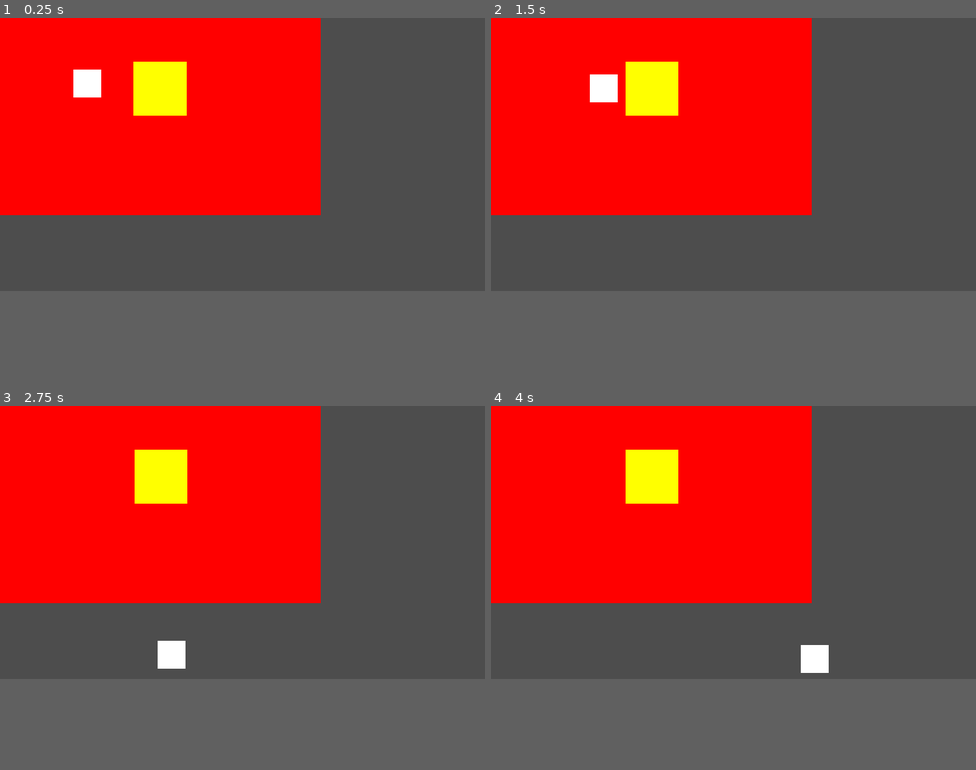
Above: before the commit, frames 1-4 (two rows, left to right).
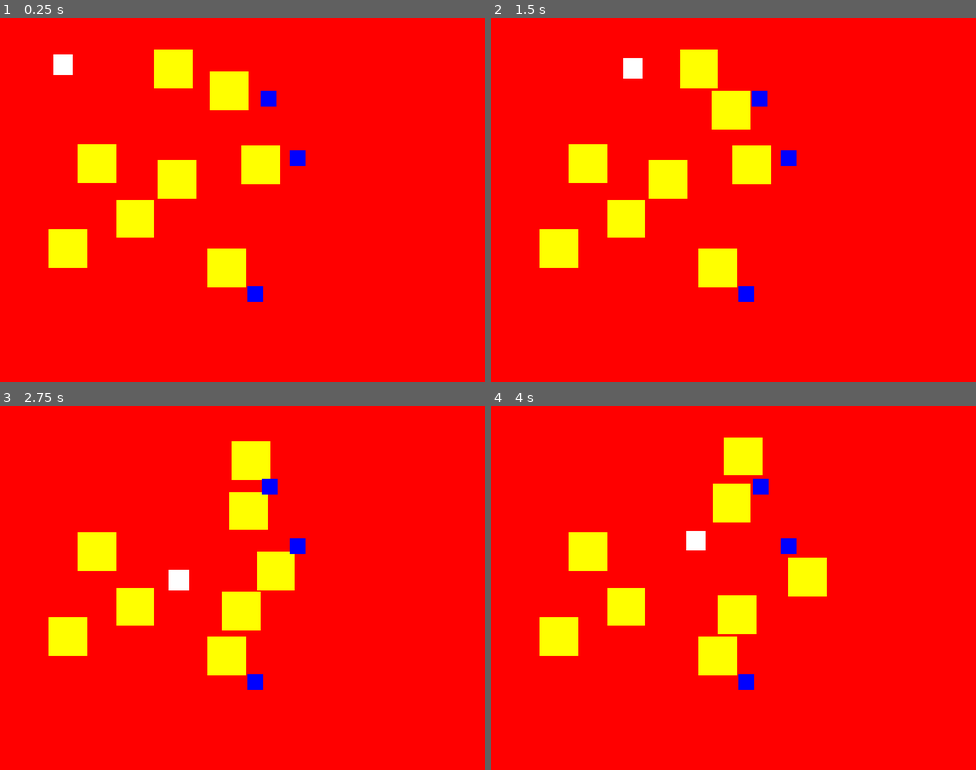
Above: after the commit, the same moments.

Repository: mercurus/espace-from-place
Game: Godot game, scene res://code/core/main_game.tscn
Same seed, same stepped clock (60 frames per second), same inputs: the game is played once before the commit and once after it.
Inputs (mouse positions are in pixels of both pictures, inside the frame that each line leads up to):
- Up to frame 1 (0.25 s): no input
- Up to frame 2 (1.5 s): tap Enter at 0.5 s; move the mouse to (840, 141) at 0.52 s; hold D (move_right) 0.53-1.28 s; move the mouse to (636, 167) at 1.27 s; hold S (move_down) from 1.28 s (still down)
- Up to frame 3 (2.75 s): move the mouse to (291, 482) at 2.02 s; release S (move_down) at 2.03 s; hold D (move_right) from 2.03 s (still down)
- Up to frame 4 (4 s): move the mouse to (709, 595) at 2.77 s; release D (move_right) at 2.78 s; hold W (move_up) 2.78-3.53 s; move the mouse to (879, 584) at 3.52 s; hold A (move_left) from 3.53 s (still down)
In our replay, the window is 800x450 before the commit and 800x600 after it. These sizes can differ from the game's own. Grey fills any space a smaller window leaves; there, only what the larger window draws over its background counts as a difference.

The runs differ from the first frame. In frame 1, 45% of the frame differs, in the area x 0-100%, y 0-78%; in frame 2, 46%; in frame 3, 45%; in frame 4, 45%.

Commit message:
billiards action

Diff:
--- a/code/core/main_game.tscn
+++ b/code/core/main_game.tscn
@@ -3,6 +3,7 @@
 [ext_resource type="Script" uid="uid://cl34t5wygyl2q" path="res://code/core/main_game.gd" id="1_aldqj"]
 [ext_resource type="PackedScene" uid="uid://1gk7kx2p4msl" path="res://code/gameplay/enemies/pushable.tscn" id="2_5s2p2"]
 [ext_resource type="PackedScene" uid="uid://coho61s7devlj" path="res://code/gameplay/player/player.tscn" id="2_i4a04"]
+[ext_resource type="PackedScene" uid="uid://dq2vvgx6d3yih" path="res://code/gameplay/objects/fixed_dealio.tscn" id="4_yyad3"]
 
 [node name="MainGame" type="Node" unique_id=1234707930]
 script = ExtResource("1_aldqj")
@@ -15,17 +16,50 @@
 [node name="LevelRoot" type="Node2D" parent="World" unique_id=380944460]
 
 [node name="ColorRect" type="ColorRect" parent="World/LevelRoot" unique_id=68282118]
-offset_right = 762.0
-offset_bottom = 467.0
+offset_right = 1600.0
+offset_bottom = 1200.0
 color = Color(1, 0, 0, 1)
 
 [node name="EntityRoot" type="Node2D" parent="World" unique_id=1458252498]
 
 [node name="Player" parent="World/EntityRoot" unique_id=779665878 instance=ExtResource("2_i4a04")]
 position = Vector2(208, 155)
+knockback_friction = 800.0
+knockback_force = 50.0
+friction = 800.0
 
 [node name="Pushable" parent="World/EntityRoot" unique_id=2013581968 instance=ExtResource("2_5s2p2")]
-position = Vector2(381, 169)
+position = Vector2(224, 761)
+
+[node name="Pushable2" parent="World/EntityRoot" unique_id=979537178 instance=ExtResource("2_5s2p2")]
+position = Vector2(573, 170)
+
+[node name="Pushable3" parent="World/EntityRoot" unique_id=828612729 instance=ExtResource("2_5s2p2")]
+position = Vector2(447, 664)
+
+[node name="Pushable4" parent="World/EntityRoot" unique_id=239960629 instance=ExtResource("2_5s2p2")]
+position = Vector2(322, 481)
+
+[node name="Pushable5" parent="World/EntityRoot" unique_id=23585848 instance=ExtResource("2_5s2p2")]
+position = Vector2(756, 241)
+
+[node name="Pushable6" parent="World/EntityRoot" unique_id=1999581259 instance=ExtResource("2_5s2p2")]
+position = Vector2(861, 485)
+
+[node name="Pushable7" parent="World/EntityRoot" unique_id=408663417 instance=ExtResource("2_5s2p2")]
+position = Vector2(585, 535)
+
+[node name="Pushable8" parent="World/EntityRoot" unique_id=424146709 instance=ExtResource("2_5s2p2")]
+position = Vector2(749, 826)
+
+[node name="FixedDealio" parent="World/EntityRoot" unique_id=1078567474 instance=ExtResource("4_yyad3")]
+position = Vector2(887, 266)
+
+[node name="FixedDealio2" parent="World/EntityRoot" unique_id=360869259 instance=ExtResource("4_yyad3")]
+position = Vector2(982, 463)
+
+[node name="FixedDealio3" parent="World/EntityRoot" unique_id=153016021 instance=ExtResource("4_yyad3")]
+position = Vector2(842, 909)
 
 [node name="EffectRoot" type="Node2D" parent="World" unique_id=1556630068]
 
@@ -35,16 +69,20 @@
 process_mode = 1
 layout_mode = 3
 anchors_preset = 0
-offset_right = 40.0
-offset_bottom = 40.0
+offset_left = -42.0
+offset_top = 21.0
+offset_right = -2.0
+offset_bottom = 61.0
 
 [node name="PauseLayer" type="CanvasLayer" parent="." unique_id=215144031]
 
 [node name="PauseRoot" type="Control" parent="PauseLayer" unique_id=417894352]
 layout_mode = 3
 anchors_preset = 0
-offset_right = 40.0
-offset_bottom = 40.0
+offset_left = -51.0
+offset_top = 11.0
+offset_right = -11.0
+offset_bottom = 51.0
 
 [node name="DebugLayer" type="CanvasLayer" parent="." unique_id=675410591]
 
@@ -52,5 +90,7 @@
 process_mode = 3
 layout_mode = 3
 anchors_preset = 0
-offset_right = 40.0
-offset_bottom = 40.0
+offset_left = -49.0
+offset_top = 18.0
+offset_right = -9.0
+offset_bottom = 58.0
--- a/code/gameplay/enemies/pushable.gd
+++ b/code/gameplay/enemies/pushable.gd
@@ -1,16 +1,42 @@
 class_name Pushable extends CharacterBody2D
 
 var knockback_velocity := Vector2.ZERO
+var move_velocity := Vector2.ZERO
 @export var knockback_friction := 800.0
+@export var knockback_force := 50.0
+@export var friction := 800.0
 
 func _ready() -> void:
-	pass
+	motion_mode = CharacterBody2D.MOTION_MODE_FLOATING
+	#move_velocity.x = randi_range(-1000, 1000) / 1000.0
+	#move_velocity.y = randi_range(-1000, 1000) / 1000.0
+	#move_velocity *= 500
+	#print(move_velocity)
 
-func _physics_process(delta):
+func _physics_process(delta:float):
+	move_and_knockback(delta)
+	move_velocity = move_velocity.move_toward(Vector2.ZERO, friction * delta)
+
+func move_and_knockback(delta:float):
 	if knockback_velocity.length() > 0:
 		knockback_velocity = knockback_velocity.move_toward(Vector2.ZERO, knockback_friction * delta)
-	velocity = knockback_velocity
+	velocity = move_velocity + knockback_velocity
+
 	move_and_slide()
+	for i in get_slide_collision_count():
+		var collision = get_slide_collision(i)
+		var collider = collision.get_collider()
 
-func apply_knockback(direction: Vector2, force: float):
+		var collision_normal = collision.get_normal()
+		var dot = velocity.dot(collision_normal)
+		if dot < 0:
+			move_velocity -= collision_normal * dot
+			move_velocity *= 0.5
+			#velocity = Vector2.ZERO
+
+		if collider.has_method("apply_knockback"):
+			collider.apply_knockback(-collision_normal, velocity.length())
+
+
+func apply_knockback(direction:Vector2, force:float):
 	knockback_velocity = direction * force
--- /dev/null
+++ b/code/gameplay/objects/fixed_dealio.gd
@@ -0,0 +1,6 @@
+extends Pushable
+
+
+func _physics_process(delta:float):
+	knockback_velocity = Vector2.ZERO
+	move_and_knockback(delta)
--- /dev/null
+++ b/code/gameplay/objects/fixed_dealio.tscn
@@ -0,0 +1,19 @@
+[gd_scene format=3 uid="uid://dq2vvgx6d3yih"]
+
+[ext_resource type="Script" uid="uid://dvjsj317qbynw" path="res://code/gameplay/objects/fixed_dealio.gd" id="1_iwc6r"]
+
+[sub_resource type="CircleShape2D" id="CircleShape2D_f2xxe"]
+radius = 30.0
+
+[node name="FixedDealio" type="CharacterBody2D" unique_id=360869259]
+script = ExtResource("1_iwc6r")
+
+[node name="ColorRect" type="ColorRect" parent="." unique_id=1843099683]
+offset_left = -25.0
+offset_top = -26.0
+offset_right = 27.0
+offset_bottom = 26.0
+color = Color(0, 0, 1, 1)
+
+[node name="CollisionShape2D" type="CollisionShape2D" parent="." unique_id=1807875907]
+shape = SubResource("CircleShape2D_f2xxe")
--- a/code/gameplay/player/player.gd
+++ b/code/gameplay/player/player.gd
@@ -1,9 +1,8 @@
-class_name Player extends CharacterBody2D
+class_name Player extends Pushable
 
 #var bullet_scene = preload("res://scenes/player/basic_bullet.tscn")
-var acceleration = 600.0
-var max_speed = 1200.0
-var friction = 800.0
+var acceleration = 1000.0
+var max_speed = 1500.0
 var can_shoot = false
 
 func attack():
@@ -12,6 +11,15 @@
 	return attack
 
 func _physics_process(delta:float):
+	var input_direction = Input.get_vector("move_left", "move_right", "move_up", "move_down")
+	if input_direction:
+		move_velocity = move_velocity.move_toward(input_direction * max_speed, acceleration * delta)
+	else:
+		move_velocity = move_velocity.move_toward(Vector2.ZERO, friction * delta)
+
+	move_and_knockback(delta)
+	#print(velocity)
+
 	#if Input.is_action_just_pressed("shoot") and can_shoot:
 		#var mouse_angle = get_viewport().get_mouse_position() - position
 		#var bullet = bullet_scene.instantiate()
@@ -22,20 +30,3 @@
 		#bullet.rotation = mouse_angle.angle()
 		##bullet.timer.wait_time = 1
 		#owner.add_child(bullet)
-
-	var input_direction = Input.get_vector("move_left", "move_right", "move_up", "move_down")
-	if input_direction:
-		velocity = velocity.move_toward(input_direction * max_speed, acceleration * delta)
-	else:
-		velocity = velocity.move_toward(Vector2.ZERO, friction * delta)
-
-	move_and_slide()
-
-	for i in get_slide_collision_count():
-		var collision = get_slide_collision(i)
-		var collider = collision.get_collider()
-		if collider.has_method("apply_knockback"):
-			var push_dir = -collision.get_normal()
-			collider.apply_knockback(push_dir, velocity.length())
-			print(velocity.length())
-	#print(velocity)
--- a/code/gameplay/player/player.tscn
+++ b/code/gameplay/player/player.tscn
@@ -7,6 +7,9 @@
 
 [node name="Player" type="CharacterBody2D" unique_id=1790078715]
 script = ExtResource("1_74kp1")
+knockback_friction = null
+knockback_force = null
+friction = null
 
 [node name="ColorRect" type="ColorRect" parent="." unique_id=895529121]
 offset_left = -33.0
--- a/project.godot
+++ b/project.godot
@@ -17,6 +17,9 @@
 
 [display]
 
+window/size/viewport_width=1600
+window/size/viewport_height=1200
+window/size/resizable=false
 window/stretch/mode="canvas_items"
 
 [input]
Not shown, added: code/gameplay/objects/fixed_dealio.gd.uid
